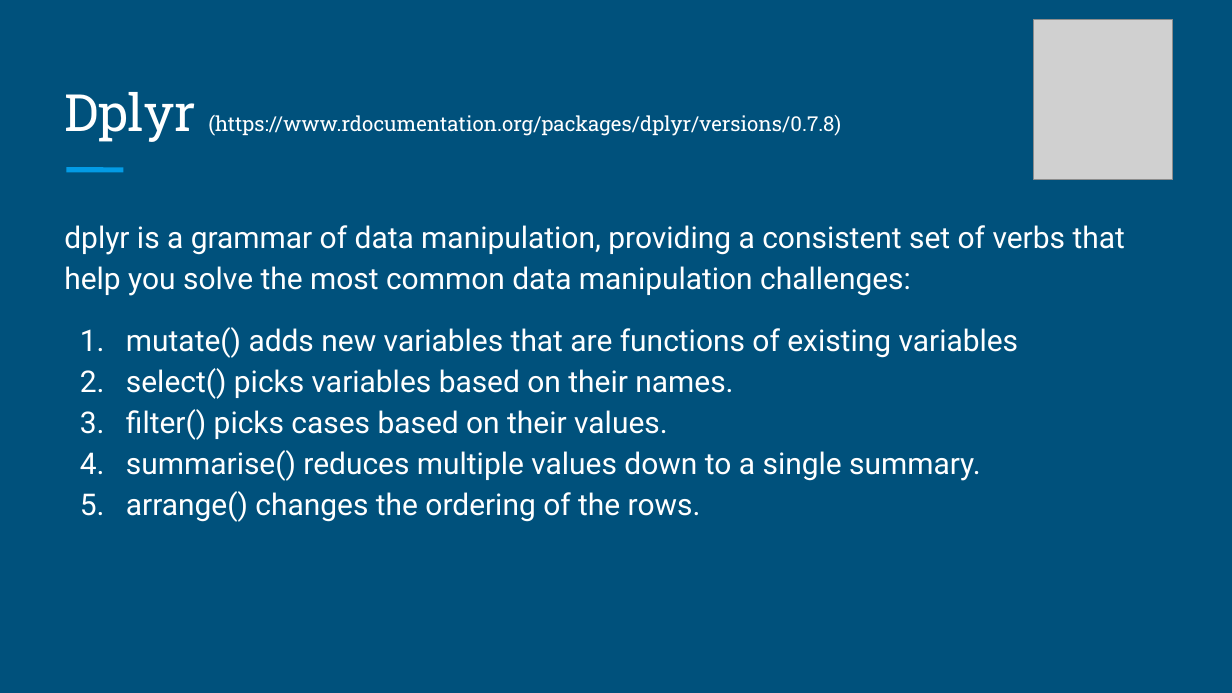
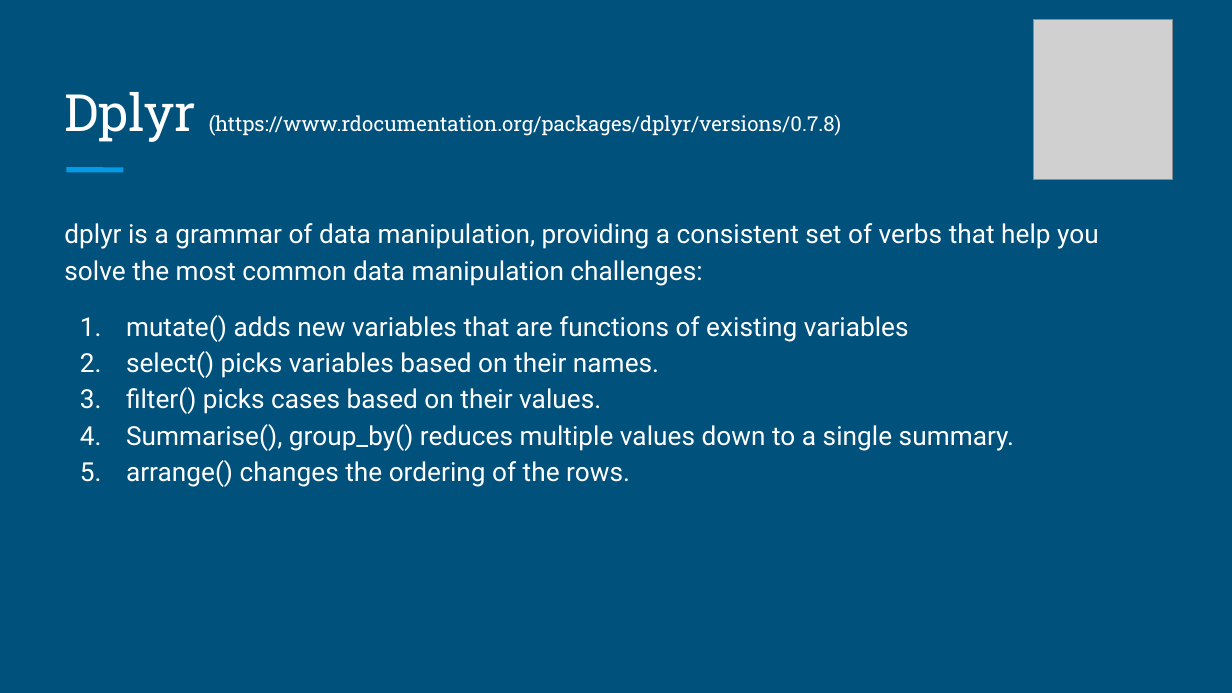
Before and after one commit to brandonyph/APB-Workshop-DataAnalyticsEssentials, a slide deck: slide 9 of Week4-Data-Import-and-Transformation/Week 4-Data Transformation.pptx. Drawn at 1232x693 pixels with LibreOffice and Linux fonts; fonts in the diff are those of the drawing; grey boxes stand for pictures. Boxes give left, top, right and bottom in pixels: in the first picture for what was removed or moved away, otherwise in the second. Text is boxed around its words. In the diff, an @@ line names an element or a change of style, - is before the commit and + after.

```diff
--- a/Week4-Data-Import-and-Transformation/Week 4-Data Transformation.pptx
+++ b/Week4-Data-Import-and-Transformation/Week 4-Data Transformation.pptx
@@ text at (64,223,1099,487): size 17.5 to 15.3 pt in "dplyr is a grammar of data manipulation, ...", "mutate() adds new variables that are functions ...", "select() picks variables based on their names.", "filter() picks cases based on their values." and 1 more places @@
@@ text at (126,424,1014,451): text changed; size 17.5 to 15.3 pt @@
-4. summarise() reduces multiple values down to a single summary.
+4. Summarise(), group_by() reduces multiple values down to a single summary.
```
Also in this commit, not shown: 2 other slides changed, 7 other files.
